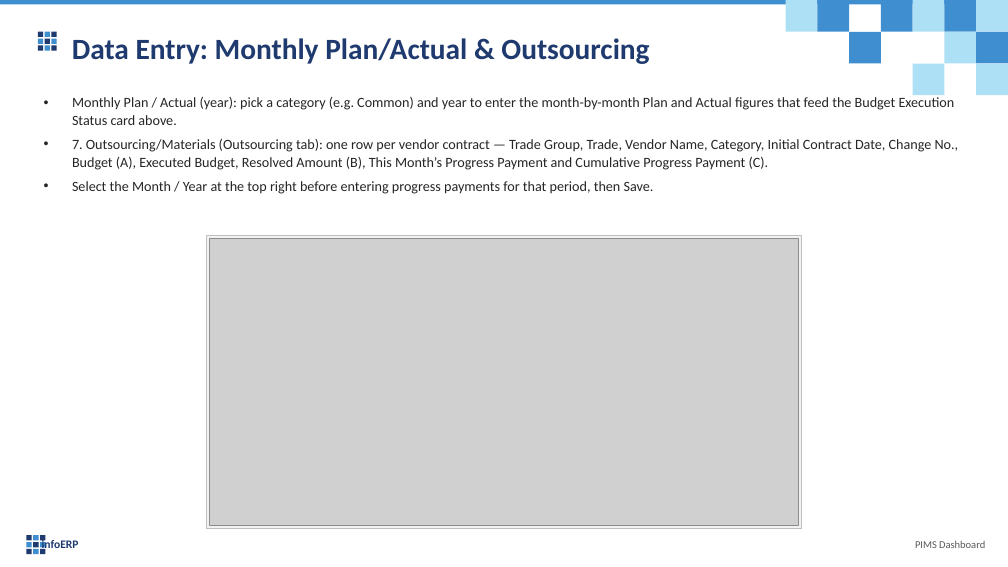
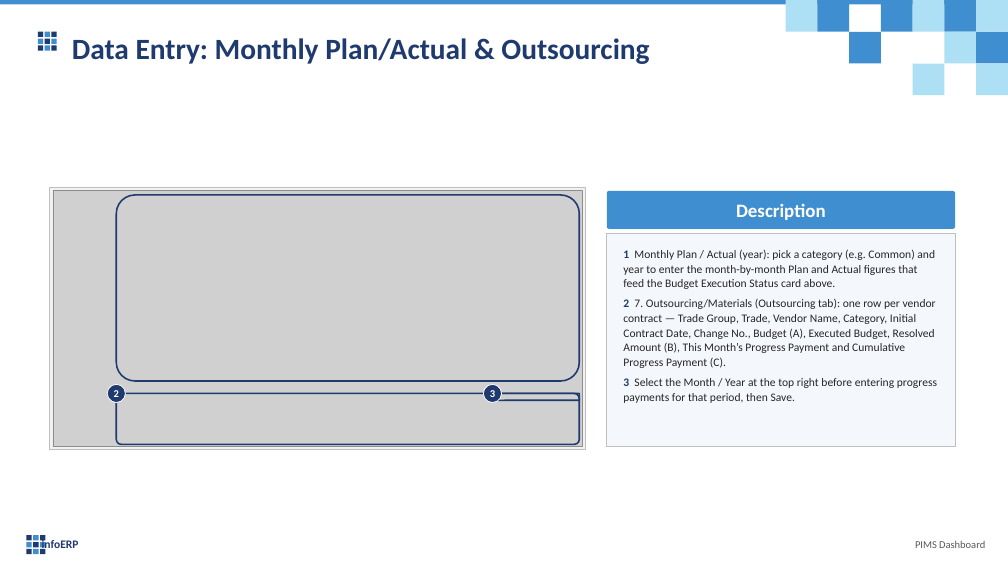
Before and after one commit to truongCLT/PIMS-DASHBOARD, a slide deck: slide 27 of docs/PIMS_Dashboard_User_Guide_V1.pptx. Drawn at 1008x567 pixels with LibreOffice and Linux fonts; fonts in the diff are those of the drawing; grey boxes stand for pictures. Boxes give left, top, right and bottom in pixels: in the first picture for what was removed or moved away, otherwise in the second. Text is boxed around its words. In the diff, an @@ line names an element or a change of style, - is before the commit and + after.

```diff
--- a/docs/PIMS_Dashboard_User_Guide_V1.pptx
+++ b/docs/PIMS_Dashboard_User_Guide_V1.pptx
@@ rectangle: place and size @@
-rectangle at [206, 235, 802, 529]
+rectangle at [50, 188, 585, 450]
@@ picture: place and size @@
-picture at [209, 238, 799, 526]
+picture at [53, 191, 582, 447]
@@ rounded rectangle added at [116, 195, 579, 381], outline #1F3A6E 1.5 pt @@
@@ rounded rectangle added at [607, 191, 956, 228], fill #3F8FD0, 18 pt, text #FFFFFF, bold @@
+Description
@@ rectangle added at [607, 234, 956, 447], fill #F4F8FD, outline #BFBFBF 0.75 pt @@
@@ text at [623, 249, 937, 403]: text changed; size 13.5 to 11 pt @@
-• Monthly Plan / Actual (year): pick a category (e.g. Common) and year to enter the month-by-month Plan and Actual figures that feed the Budget Execution Status card above.
-• 7. Outsourcing/Materials (Outsourcing tab): one row per vendor contract — Trade Group, Trade, Vendor Name, Category, Initial Contract Date, Change No., Budget (A), Executed Budget, Resolved Amount (B), This Month’s Progress Payment and Cumulative Progress Payment (C).
-• Select the Month / Year at the top right before entering progress payments for that period, then Save.
+1 Monthly Plan / Actual (year): pick a category (e.g. Common) and year to enter the month-by-month Plan and Actual figures that feed the Budget Execution Status card above.
+2 7. Outsourcing/Materials (Outsourcing tab): one row per vendor contract — Trade Group, Trade, Vendor Name, Category, Initial Contract Date, Change No., Budget (A), Executed Budget, Resolved Amount (B), This Month’s Progress Payment and Cumulative Progress Payment (C).
+3 Select the Month / Year at the top right before entering progress payments for that period, then Save.
@@ ellipse added at [107, 384, 126, 402], fill #1F3A6E, outline #FFFFFF 0.75 pt, 10 pt, text #FFFFFF, bold @@
+2
@@ ellipse added at [483, 384, 501, 402], fill #1F3A6E, outline #FFFFFF 0.75 pt, 10 pt, text #FFFFFF, bold @@
+3
@@ rounded rectangle added at [116, 393, 579, 444], outline #1F3A6E 1.5 pt @@
@@ rounded rectangle added at [492, 393, 579, 400], outline #1F3A6E 1.5 pt @@
```
Also in this commit, not shown: 29 other slides changed, 2 other files.
